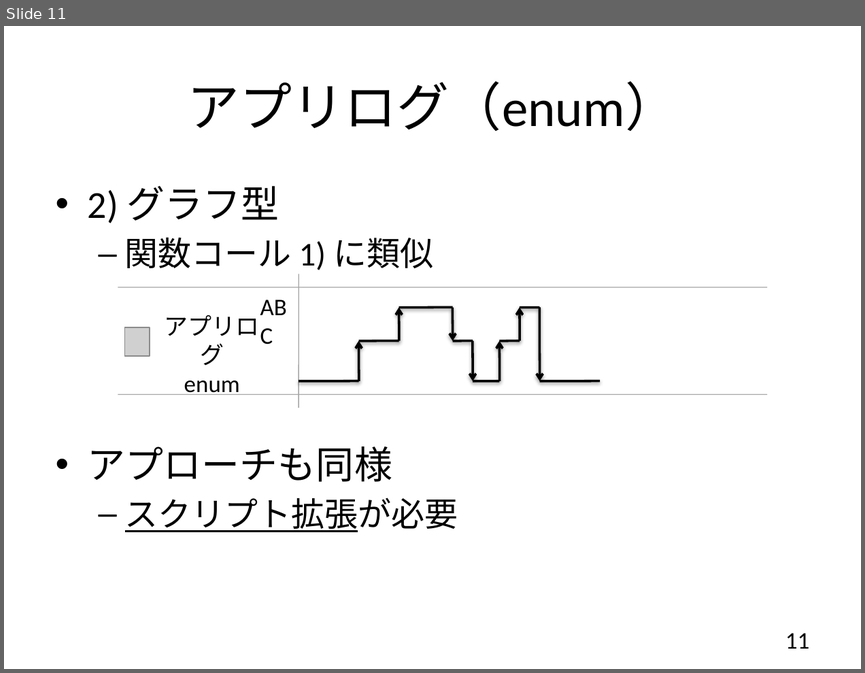
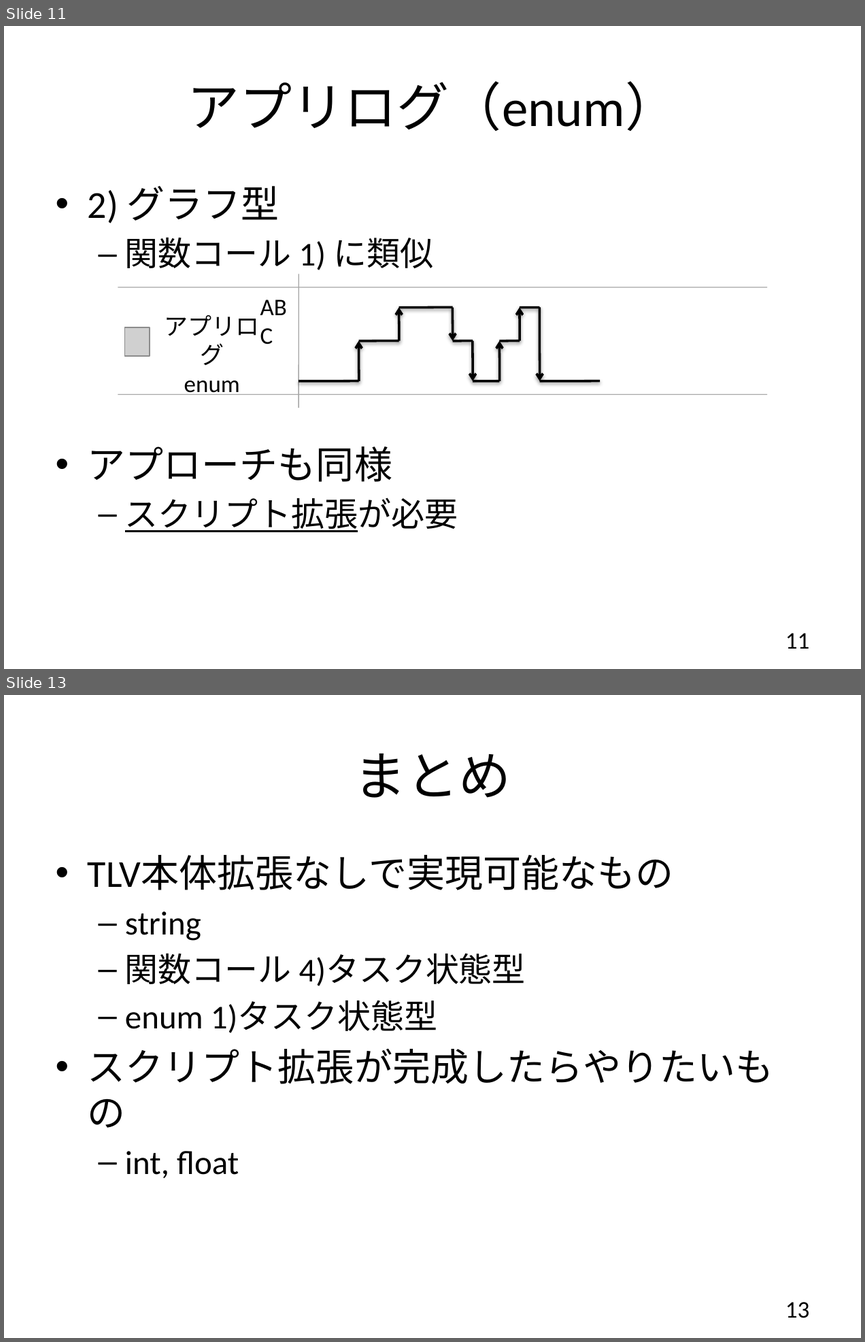
Before and after one commit to YixiaoLi/tlv4mc, a slide deck: doc/phase4/application_log.pptx. Shown one above the other, each under a label of ours: slide 11 before the commit, slides 11 and 13 after it; the slides between them are not shown. The pictures are 865x673 and 865x1342 pixels, drawn with LibreOffice and Linux fonts; fonts in the diff are those of the drawing; grey boxes stand for pictures. Boxes give left, top, right and bottom in pixels: in the first picture for what was removed or moved away, otherwise in the second. Text is boxed around its words. In the diff, an @@ line names an element or a change of style, - is before the commit and + after.

Commit message:
ミーティング前完成

```diff
--- a/doc/phase4/application_log.pptx
+++ b/doc/phase4/application_log.pptx
@@ slide 13 added at bbox=[4, 695, 861, 1338], background #FFFFFF @@
@@ title added at bbox=[354, 753, 511, 798], 44 pt, text #000000 @@
+まとめ
@@ text added at bbox=[88, 855, 773, 1178], 28 pt, text #000000 @@
+• TLV本体拡張なしで実現可能なもの
+  – string
+  – 関数コール 4)タスク状態型
+  – enum 1)タスク状態型
+• スクリプト拡張が完成したらやりたいもの
+  – int, float
@@ page number added at bbox=[785, 1302, 809, 1318], 20 pt, text #000000 @@
+13
```
Also in this commit, not shown: 4 slides changed.
